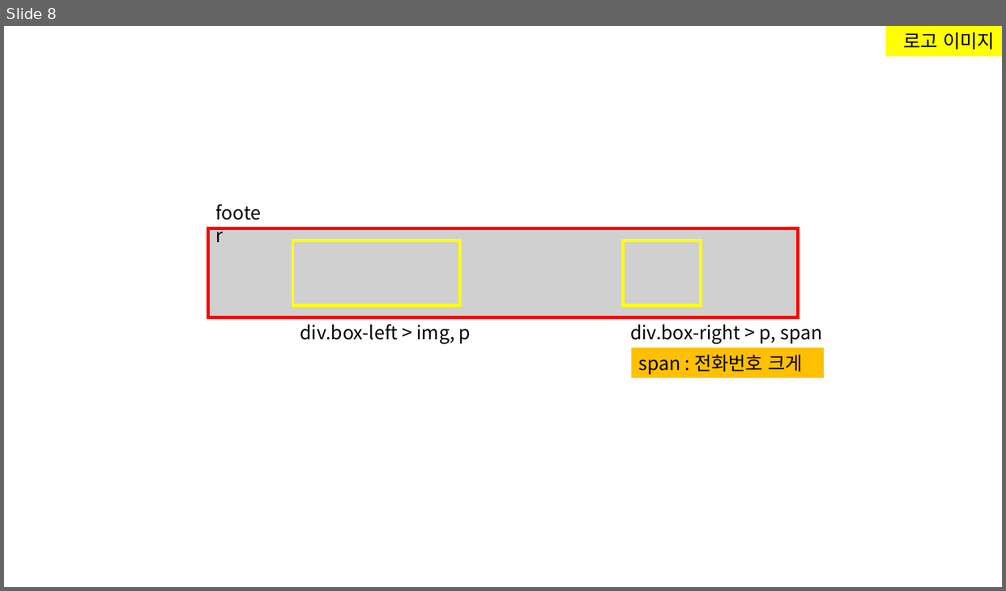
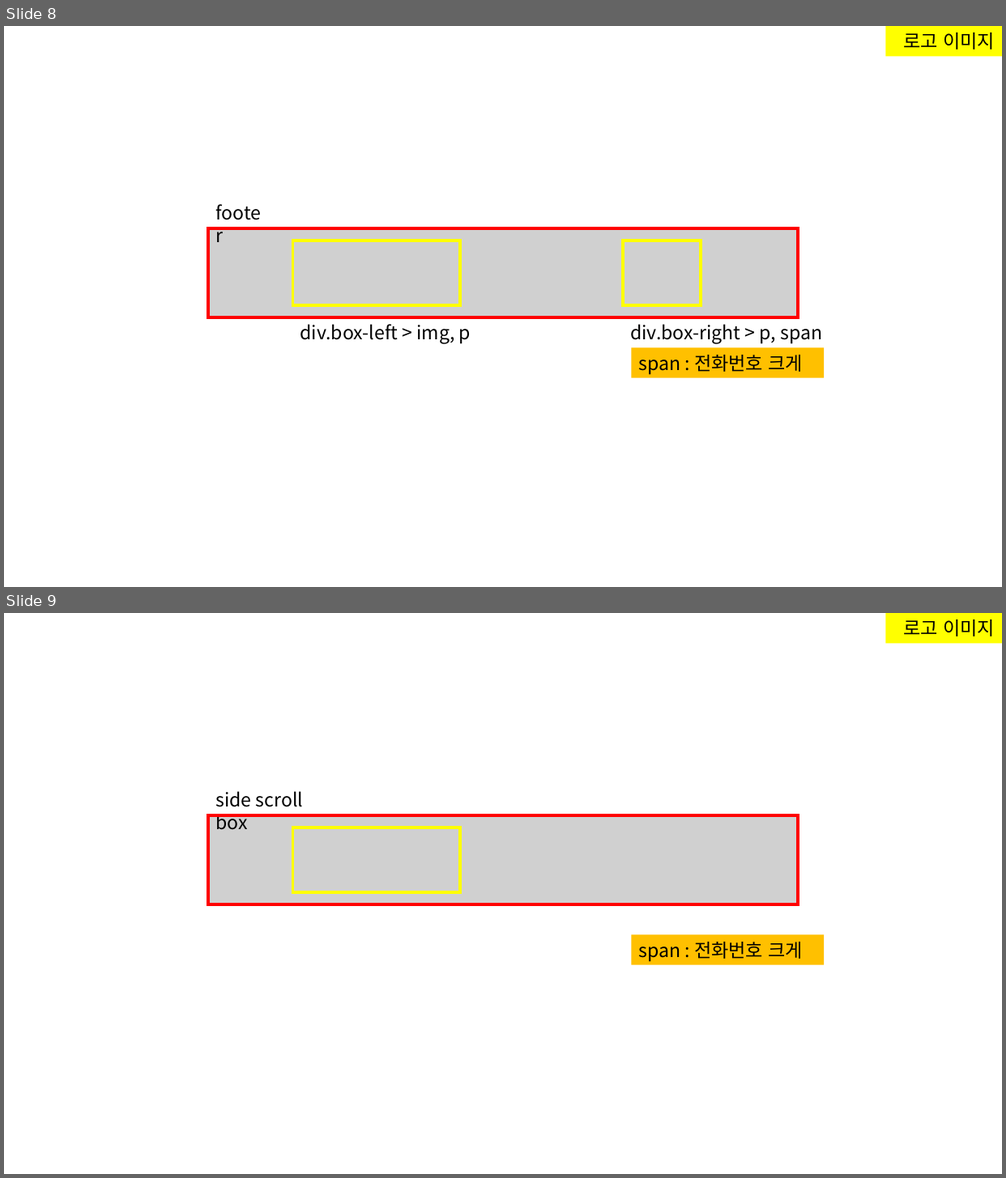
Before and after one commit to kim-yeny/project-lawfirm, a slide deck: [참고] lawfirm/(노트) lawfirm.pptx. Shown one above the other, each under a label of ours: slide 8 before the commit, slides 8 and 9 after it. The pictures are 1006x591 and 1006x1178 pixels, drawn with LibreOffice and Linux fonts; fonts in the diff are those of the drawing; grey boxes stand for pictures. Boxes give left, top, right and bottom in pixels: in the first picture for what was removed or moved away, otherwise in the second. Text is boxed around its words. In the diff, an @@ line names an element or a change of style, - is before the commit and + after.

```diff
--- a/[참고] lawfirm/(노트) lawfirm.pptx
+++ b/[참고] lawfirm/(노트) lawfirm.pptx
@@ slide 9 added at (4, 613, 1002, 1174), background #FFFFFF @@
@@ rectangle added at (886, 613, 1002, 643), fill #FFFF00, 18 pt, text #000000 @@
+로고 이미지
@@ text added at (215, 791, 303, 830), 18 pt, text #000000 @@
+side scroll box
@@ picture added at (208, 815, 798, 905) @@
@@ rectangle added at (208, 815, 798, 905), outline #FF0000 3 pt @@
@@ rectangle added at (293, 828, 461, 892), outline #FFFF00 3 pt @@
@@ rectangle added at (632, 935, 824, 965), fill #FFC000, 18 pt, text #000000 @@
+span : 전화번호 크게
```
Also in this commit, not shown: 5 slides changed, 1 other slide added, 12 other files.
